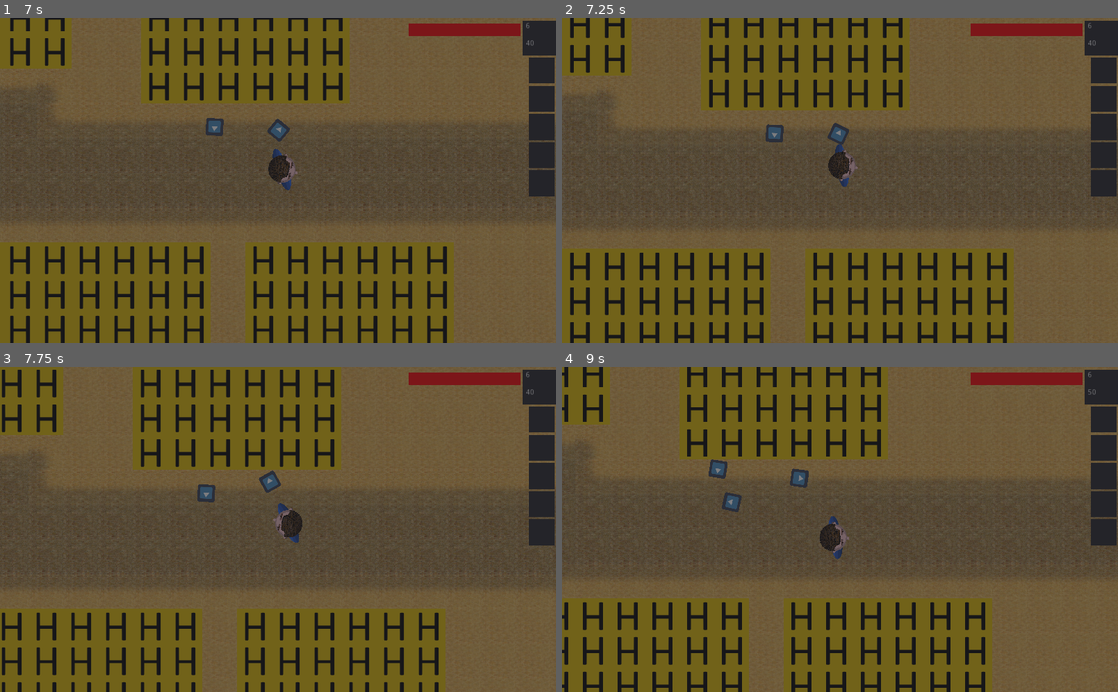
Above: before the commit, frames 1-4 (two rows, left to right).
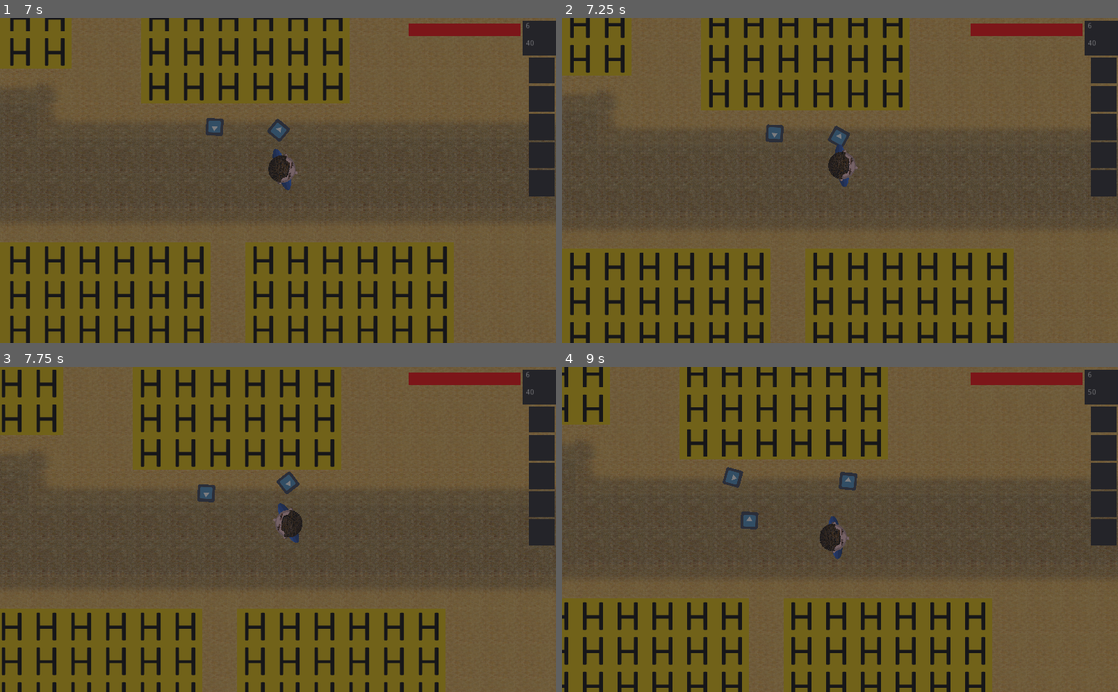
Above: after the commit, the same moments.

Repository: JortvD/ld49
Game: Godot game, scene res://scenes/MainScene.tscn
Two runs of this game, one before a commit and one after it. Both use one fixed random seed, a clock stepped at 60 frames per second and the inputs below. The engine's default icon, where the game draws it, is replaced by a stand-in: a white triangle on a blue panel in a dark square.
Inputs (mouse positions are in pixels of both pictures, inside the frame that each line leads up to):
- Up to frame 1 (7 s): tap Enter at 0.5 s; move the mouse to (400, 164) at 0.52 s; hold Right (ui_right) 0.53-1.28 s; tap C at 0.6, 1.35, 2.3, 3.05, 3.6, 4.35, 5.3, 6.05, 6.6 s; tap Space at 0.77, 1.52, 3.02, 3.77, 4.52, 6.02, 6.77 s; move the mouse to (166, 196) at 1.27 s; hold Down (ui_down) 1.28-2.03 s; move the mouse to (333, 109) at 2.02 s; hold Right (ui_right) 2.03-2.78 s; tap R at 2.1, 5.1 s; move the mouse to (250, 245) at 2.77 s; hold Up (ui_up) 2.78-3.53 s; tap H at 2.85, 5.85 s; move the mouse to (444, 229) at 3.52 s; hold Left (ui_left) 3.53-5.03 s; move the mouse to (111, 131) at 4.27 s; move the mouse to (305, 180) at 5.02 s; hold Down (ui_down) 5.03-5.78 s; move the mouse to (194, 99) at 5.77 s; hold Right (ui_right) 5.78-6.53 s; move the mouse to (400, 164) at 6.52 s; hold Up (ui_up) from 6.53 s (still down)
- Up to frame 2 (7.25 s): keep holding Up (ui_up)
- Up to frame 3 (7.75 s): move the mouse to (166, 545) at 7.27 s; release Up (ui_up) at 7.28 s; hold Right (ui_right) from 7.28 s (still down); tap C at 7.35 s; tap Space at 7.52 s
- Up to frame 4 (9 s): move the mouse to (895, 458) at 8.02 s; release Right (ui_right) at 8.03 s; hold Down (ui_down) 8.03-8.78 s; tap R at 8.1 s; tap C at 8.3 s; move the mouse to (812, 594) at 8.77 s; hold Left (ui_left) from 8.78 s (still down); tap H at 8.85 s

Frame 1 is identical in both runs. In frame 2, 0.1% of the frame differs, in the area x 47-52%, y 32-40%; in frame 3, 0.3%; in frame 4, 1.0%, in the area x 26-54%, y 28-50%.

Commit message:
NPCs attacking now works
mostly

Diff:
--- a/Player/Player.tscn
+++ b/Player/Player.tscn
@@ -5,9 +5,7 @@
 [ext_resource path="res://head.png" type="Texture" id=3]
 [ext_resource path="res://shoulders_blue.png" type="Texture" id=4]
 
-[sub_resource type="CapsuleShape2D" id=1]
-radius = 8.0
-height = 10.6667
+[sub_resource type="RectangleShape2D" id=1]
 
 [sub_resource type="AtlasTexture" id=2]
 atlas = ExtResource( 4 )
@@ -42,13 +40,13 @@
 }, {
 "frames": [ SubResource( 3 ), SubResource( 4 ), SubResource( 5 ), SubResource( 6 ), SubResource( 7 ), SubResource( 6 ), SubResource( 5 ), SubResource( 4 ) ],
 "loop": true,
-"name": "walking",
-"speed": 8.0
+"name": "running",
+"speed": 12.0
 }, {
 "frames": [ SubResource( 3 ), SubResource( 4 ), SubResource( 5 ), SubResource( 6 ), SubResource( 7 ), SubResource( 6 ), SubResource( 5 ), SubResource( 4 ) ],
 "loop": true,
-"name": "running",
-"speed": 12.0
+"name": "walking",
+"speed": 8.0
 } ]
 
 [node name="Player" type="KinematicBody2D"]
--- a/items/Items.gd
+++ b/items/Items.gd
@@ -3,8 +3,9 @@
 onready var ITEM = preload("res://items/Item.tscn")
 
 var types = [
-	{"name": "gun", "img": "res://icon.png", "action": "SHOOT", "options": {"rps": 20, "img": "res://icon.png", "speed": 1000, "damage": 50}},
-	{"name": "money", "img": "res://icon.png", "action": "NONE", "options": {}}
+	{"name": "gun", "img": "res://icon.png", "action": "SHOOT", "options": {"rps": 5, "img": "res://icon.png", "speed": 200, "damage": 10}},
+	{"name": "money", "img": "res://icon.png", "action": "NONE", "options": {}},
+	{"name": "knife", "img": "res://icon.png", "action": "STAB", "options": {"rps": 1, "damage": 20}}
 ]
 
 func create_item_for_player(name, transform, player, weight):
--- a/npc/Handler1.gd
+++ b/npc/Handler1.gd
@@ -22,6 +22,7 @@
 		{"at": 19, "mins": 0, "type": "MOVE", "moves": [bank.get_exit_position(), saloon.get_entrance_position(), saloon.get_random_spot()]}
 	]
 	$"..".weapon = $"/root/MainScene/Items".get_type("gun")
+	$"..".can_attack = true
 
 func _input(event):
 	if event is InputEventKey and event.pressed and $"..".player_close:
--- a/npc/NPC.gd
+++ b/npc/NPC.gd
@@ -93,21 +93,27 @@
 
 	if($FollowTimer.is_stopped() and mood == MOOD.ATTACK):
 		if(followClose):
-			pass
+			next_moves = [target.global_position]
 		else:
-			var to = position.direction_to(target.global_position) * (position.distance_to(target.global_position) - followDistance)
-			next_moves
+			var to = position.direction_to(target.global_position) * (position.distance_to(target.global_position) - followDistance) + position
+			next_moves = [to]
+		path = PoolVector2Array()
 		$FollowTimer.start()
+
+	if(mood == MOOD.ATTACK):
+		rotation = lerp_angle(rotation, target.position.angle_to_point(global_position), rotation_speed * delta)
 
 	if(path.size() == 0):
 		if(len(next_moves) > 0):
 			var move = next_moves.pop_front()
 			path = $"/root/MainScene/Navigation2D".get_simple_path(position, move)
-	#		print("now moving from ", position, " to ", move, " by ", path)
-			$"/root/MainScene/Line2D".points = path
 		elif(walking):
 			walking = false
 			if($AnimatedSprite.frames != null): $AnimatedSprite.play("default")
+
+	if(mood == MOOD.ATTACK and len(path) == 0):
+		override_task == null
+		mood = MOOD.DEFAULT
 
 	if mood == MOOD.DERANGED:
 		schedule = [
@@ -118,13 +124,14 @@
 		]
 
 	if($AttackTimer.is_stopped()):
-		var seen = $"/root/MainScene".check_player_rays()
+		var seen = $"/root/MainScene".check_npc_rays(name)
 		if(mood == MOOD.ATTACK): mood = MOOD.DEFAULT
-		for character in seen.keys():
-			if(character == name): continue;
-			if(seen[character] and reputation[character] <= 0 and can_attack and weapon != null):
+		for c in seen.keys():
+			if(c == name): continue;
+			#print(c, " ", seen[c], " ", reputation[c], can_attack, weapon)
+			if(seen[c] and reputation[c] <= 0 and can_attack and weapon != null):
 				mood = MOOD.ATTACK
-				handle_override_task({"type": "FOLLOW_CLOSE" if weapon.action == "STAB" else "FOLLOW_DISTANT", "target": character})
+				handle_override_task({"type": "FOLLOW_CLOSE" if weapon.action == "STAB" else "FOLLOW_DISTANT", "target": c})
 				break
 		$AttackTimer.start()
 
@@ -141,6 +148,7 @@
 
 	if(mood == MOOD.ATTACK and $BulletTimer.is_stopped()):
 		attack()
+		$BulletTimer.wait_time = 1 / weapon.options.rps
 		$BulletTimer.start()
 
 	var hour = $"/root/MainScene/CanvasLayer/DayNightCycle".hour
@@ -165,18 +173,11 @@
 			player_close = false
 			#child._handle_leaving_player(distance)
 
-#	if mood == 1 and $BulletTimer.is_stopped():
-#		npc_shoot()
-#
-#	var target_position = $"/root/MainScene/Player".position
-#
-#	rotation = lerp_angle(rotation, target_position.angle_to_point(global_position), rotation_speed * delta)
-#
-#	if (health <= 0):
-#		npc_dead()
-
 func attack():
-	pass
+	if weapon.action == "STAB":
+		stab()
+	else:
+		shoot()
 
 func handle_scheduled_task(task):
 	scheduled_task = task
@@ -197,10 +198,12 @@
 			if(in_building != null and "force_outside" in task and task["force_outside"]): next_moves.push_front(get_node("/root/MainScene/Buildings/" + in_building + "/").get_exit_position())
 		"FOLLOW_DISTANT":
 			followClose = false
-			target = task.target
+			if(task.target == "Player"): target = $"/root/MainScene/Player"
+			else: target = get_node("../" + task.target)
 		"FOLLOW_CLOSE":
 			followClose = true
-			target = task.target
+			if(task.target == "Player"): target = $"/root/MainScene/Player"
+			else: target = get_node("../" + task.target)
 		_:
 			child._handle_custom_task(task)
 
@@ -231,12 +234,18 @@
 func set_text(text):
 	$Label.text = text
 
-func npc_shoot():
-	return
+func stab():
+	if(position.distance_to(target.global_position) > 100): return
+	if(position.angle_to(target.global_position) > .5*PI): return
+
+	target.health -= weapon.options.damage
+
+func shoot():
+	if(!$"/root/MainScene".check_ray(self, target)): return
+
 	var b = BULLET.instance()
 	owner.add_child(b)
 	b.transform = $LocationBullet.global_transform
-	$BulletTimer.start()
 
 func npc_dead():
 #	mood = -1
--- a/npc/NPC.tscn
+++ b/npc/NPC.tscn
@@ -55,6 +55,7 @@
 
 [node name="DerangedTimer" type="Timer" parent="."]
 wait_time = 0.25
+one_shot = true
 
 [node name="Holster" type="Sprite" parent="."]
 visible = false
@@ -78,3 +79,4 @@
 process_mode = 0
 wait_time = 0.1
 one_shot = true
+autostart = true
--- a/scenes/MainScene.gd
+++ b/scenes/MainScene.gd
@@ -103,10 +103,35 @@
 
 	return results
 
+func check_npc_rays(name):
+	var names = $NPCs/Mayor.names.keys()
+	names.erase(name)
+	var results = {}
+
+	for name_ in names:
+		var result = get_world_2d().direct_space_state.intersect_ray(get_node("NPCs/" + name_).global_position, get_node("NPCs/" + name).global_position, [get_node("NPCs/" + name_), get_node("NPCs/" + name)])
+		if result: results[name_] = false
+		else: results[name_] = true
+
+	var result = get_world_2d().direct_space_state.intersect_ray($Player.global_position, get_node("NPCs/" + name).global_position, [$Player, get_node("NPCs/" + name)])
+	if result: results["Player"] = false
+	else: results["Player"] = true
+
+	return results
+
+func check_ray(c1, c2):
+	var result = get_world_2d().direct_space_state.intersect_ray(c1.global_position, c2.global_position, [c1, c2])
+	if result: return false
+
+	return true
+
 func _input(event):
 	if event is InputEventKey and event.pressed:
 		if event.scancode == KEY_H:
 			print(check_player_rays())
+	if event is InputEventKey and event.pressed:
+		if event.scancode == KEY_C:
+			$"NPCs/Mayor".reputation['Player'] = 0
 
 func Check_all_dead():
 	if($NPCs/Mayor.dead == true and $NPCs/Postman.dead == true and $NPCs/Sheriff.dead == true and $NPCs/GeneralStoreman.de …(224 unchanged characters)…
